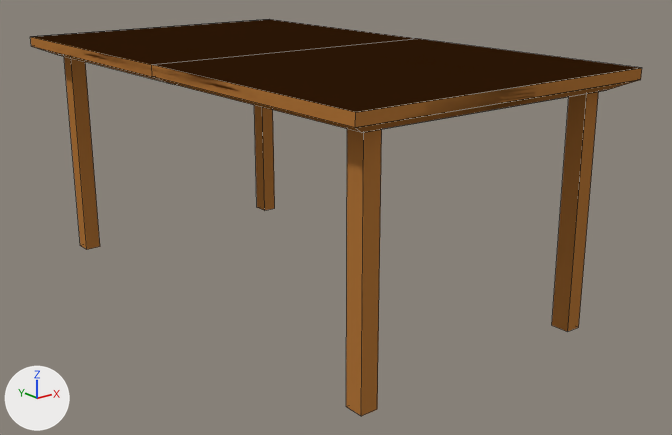
The Blender file Content/New 3D Models/lowpolytable.blend as it was, and as the next commit left it.
Both versions are drawn from a 50 mm lens placed at (-4.38, -5.94, 2.7), pointed at (0.16, -0.27, 0.43). The axes (+X, +Y, +Z) are drawn at lower left. The lights are the same throughout. Mesh edges are drawn as thin lines.
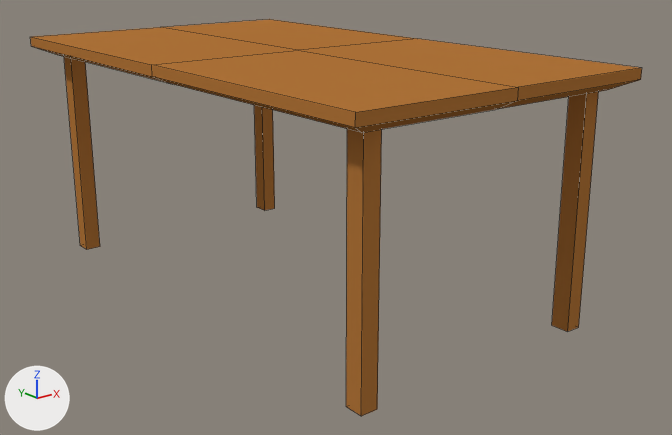
What changed in the scene script:
```text
Change me_cube:
    used by ob_cube; location = (0.0, 0.0, 1.728); scale = (1.28, 2.24, 0.041)
    remove me_cube.from_pydata(...)  # 24 vertices, 16 faces; spans x -1.0..1.0, y 0.0..1.0, z -46.3..1.0
    add me_cube.from_pydata(...)  # 20 vertices, 13 faces; spans x 0.0..1.0, y 0.0..1.0, z -46.3..1.0
    me_cube part 1
    3 vertices are removed from x -1.0, y 0.0..1.0, z -1.0..1.0
    6 faces are deleted
    3 vertices move from x -1.0..-0.9, y 0.0..1.0, z -2.8..1.0 to x 0.0, y 0.0..1.0, z -2.8..1.0
    3 vertices are added at (0.0, 0.0, -1.0), (0.0, 0.0, 1.0), (0.0, 1.0, -1.0)
    4 new faces join them
```

Where the change shows, as pixel boxes [x1, y1, x2, y2] in the pictures (672 x 435 px; the box of a moved part takes in the faces that stretch with it):
part 1 of me_cube, moved or reshaped
    both: [33, 19, 642, 132]
